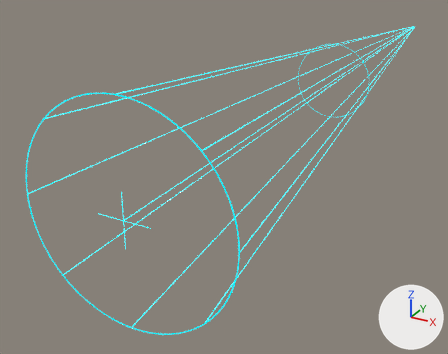
The glTF model workspace/src/brazilian_rps_sim/meshes/nadir_beam_geo.glb: old version first, new version second.
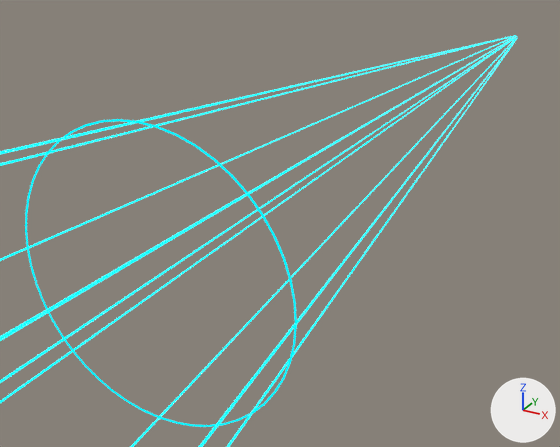
Each version appears first whole from a 50 mm lens placed at (13.03, -61.03, 10.66), pointed at (-5.04, -28.16, -5.77), and next in a close-up from a 50 mm lens placed at (6.58, -30.46, 5.39), pointed at (1.52, -21.27, 0.79). The lights are fixed; the arrows at lower right show +X, +Y and +Z. The last two pictures show the newer version.

Objects in the first close-up: 'HolographicNadirCageNode'.
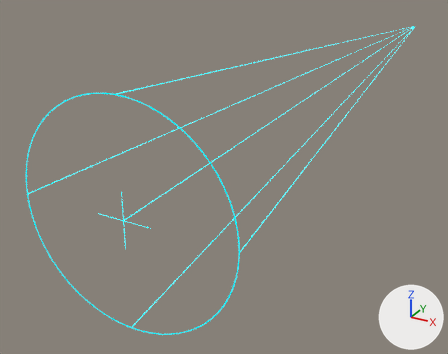
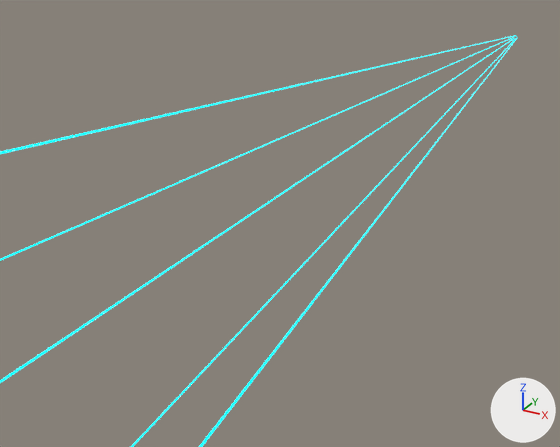
Commit message: feat(graphics): allow independent granular customization of GEO and IGSO holographic nadir rays

Boxes [x1, y1, x2, y2] around the edits, measured in the close-ups (560 x 447 px):
part 1 of me_holographicnadircagemesh, deleted
    before: [25, 119, 297, 427]
part 2 of me_holographicnadircagemesh, cut back
    before: [0, 35, 517, 447]
    after: [0, 35, 516, 447]

The change in detail:
me_holographicnadircagemesh is used by ob_holographicnadircagenode; location (0.0, 0.0, 0.0).
me_holographicnadircagemesh had 1320 vertices, 2472 faces and spanned x -4.8..4.8, y -45.0..0.0, z -4.8..4.8.
me_holographicnadircagemesh now has 872 vertices, 1640 faces and spans x -4.8..4.8, y -45.0..0.0, z -4.8..4.8.
me_holographicnadircagemesh part 1: the loose piece of 384 vertices spanning x -2.5..2.5, y -22.5, z -2.5..2.5 is deleted.
Part 2, on me_holographicnadircagemesh:
64 vertices are removed from x -3.4..3.4, y -45.0..0.0, z -3.4..3.4.
128 faces are deleted.
64 new faces join them.
